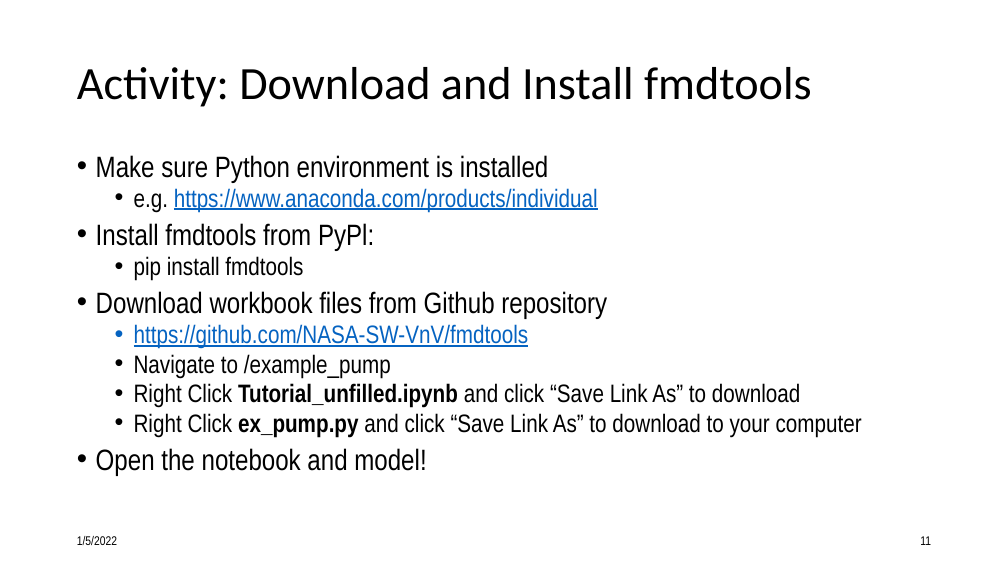
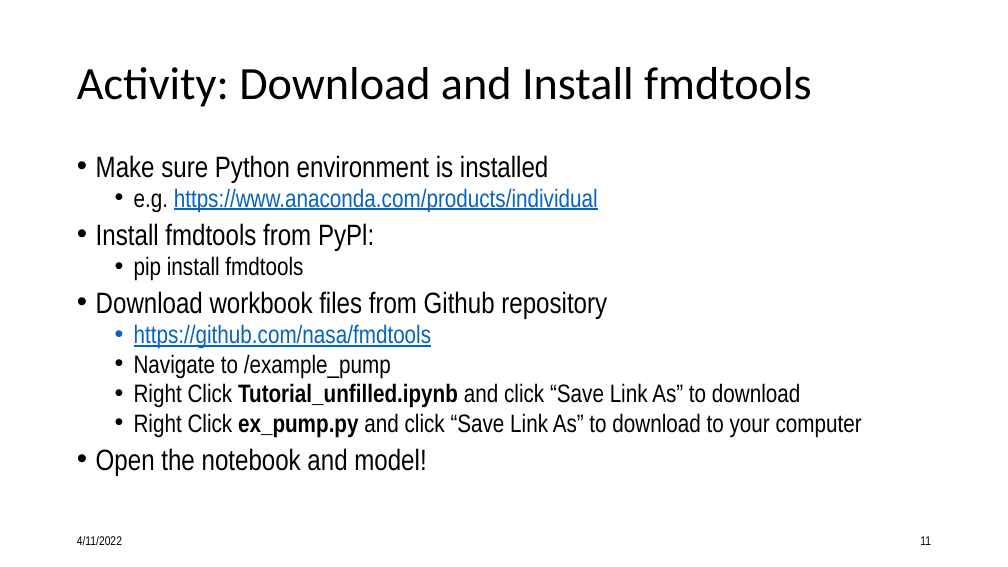
Before and after one commit to nasa/fmdtools, a slide deck: slide 11 of docs/Intro to fmdtools.pptx. Drawn at 1008x567 pixels with LibreOffice and Linux fonts; fonts in the diff are those of the drawing. Boxes give left, top, right and bottom in pixels: in the first picture for what was removed or moved away, otherwise in the second. Text is boxed around its words. In the diff, an @@ line names an element or a change of style, - is before the commit and + after.

```diff
--- a/docs/Intro to fmdtools.pptx
+++ b/docs/Intro to fmdtools.pptx
@@ text at (134,324,432,349): text changed @@
-  • https://github.com/NASA-SW-VnV/fmdtools
+  • https://github.com/nasa/fmdtools
@@ text at (77,536,122,545): text changed @@
-1/5/2022
+4/11/2022
```
Also in this commit, not shown: 37 other slides changed, 40 other files.
